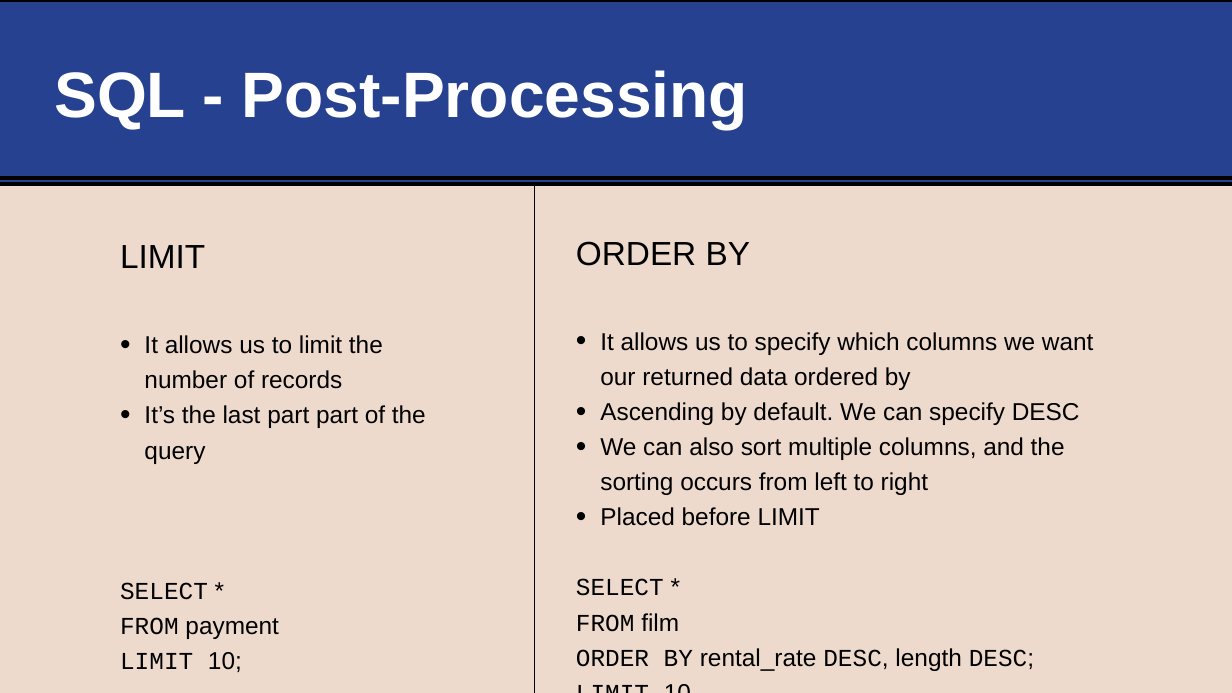
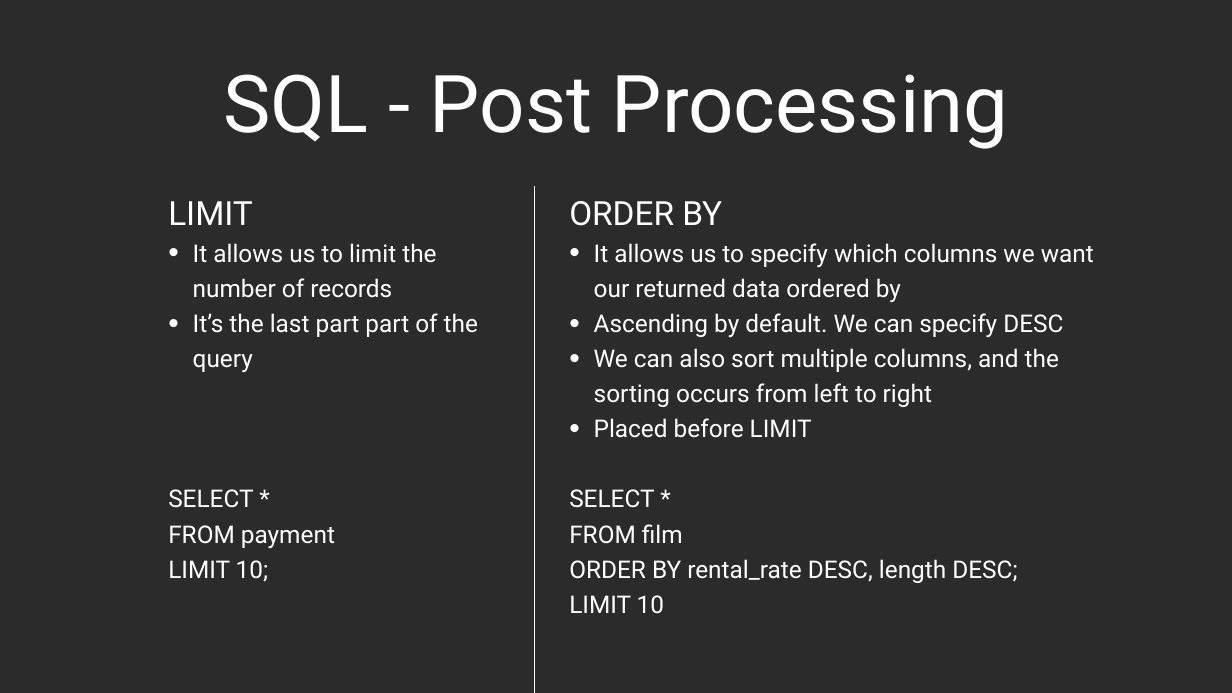
Before and after one commit to life-efficient/Data-Engineering, a slide deck: slide 15 of 2. SQL/1. SQL Basics/1. SQL Basics.pptx (slide 14 before the commit). Drawn at 1232x693 pixels with LibreOffice and Linux fonts; fonts in the diff are those of the drawing; background and template pictures are left out; a plain dark background stands for a picture behind light text. Boxes give left, top, right and bottom in pixels: in the first picture for what was removed or moved away, otherwise in the second. Text is boxed around its words. In the diff, an @@ line names an element or a change of style, - is before the commit and + after.

```diff
--- a/2. SQL/1. SQL Basics/1. SQL Basics.pptx
+++ b/2. SQL/1. SQL Basics/1. SQL Basics.pptx
@@ background #EDDACC to picture (left out) @@
@@ rectangle removed at (x1=0, y1=0, x2=1232, y2=184) @@
@@ title "SQL - Post Processing" at (x1=223, y1=74, x2=1008, y2=149): vertical alignment middle to bottom @@
@@ title at (x1=223, y1=74, x2=1008, y2=149): text changed; size 100 to 124.2 pt; font Arial to Roboto; bold off @@
-SQL - Post-Processing
+SQL - Post Processing
@@ line removed from (0, 178) to (1232, 178) @@
@@ text "LIMIT" moved from (x1=120, y1=245, x2=426, y2=672) to (x1=168, y1=201, x2=478, y2=582) @@
@@ text "LIMIT" at (x1=168, y1=201, x2=478, y2=582): font Arial to Roboto in "LIMIT", "It allows us to limit the number ...", "It’s the last part part of the ...", "*" and 2 more places; text colour #000000 to #FFFFFF; font Courier New to Roboto in "SELECT", "FROM", "LIMIT" @@
@@ text "ORDER BY" moved from (x1=576, y1=241, x2=1094, y2=671) to (x1=569, y1=201, x2=1094, y2=614) @@
@@ text "ORDER BY" at (x1=569, y1=201, x2=1094, y2=614): font Arial to Roboto in "ORDER BY", "It allows us to specify which columns ...", "Ascending by default. We can specify DESC", "We can also sort multiple columns, and ..." and 5 more places; text colour #000000 to #FFFFFF; font Courier New to Roboto in "SELECT", "FROM", "ORDER BY DESC, DESC;", "LIMIT" @@
@@ line (535, 693) - (535, 186): stroke #000000 2 pt to #FFFFFF 2 pt @@
```
Also in this commit, not shown: 23 other slides changed, 4 slides added, 3 slides removed, 1 other file.
